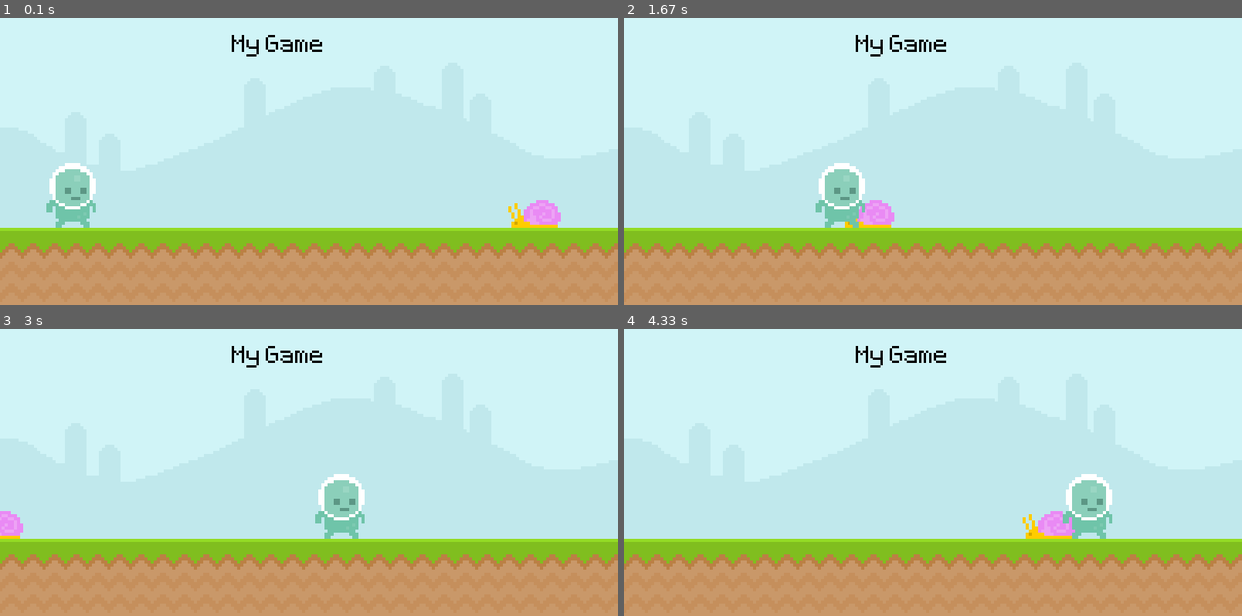
Above: before the commit, frames 1-4 (two rows, left to right).
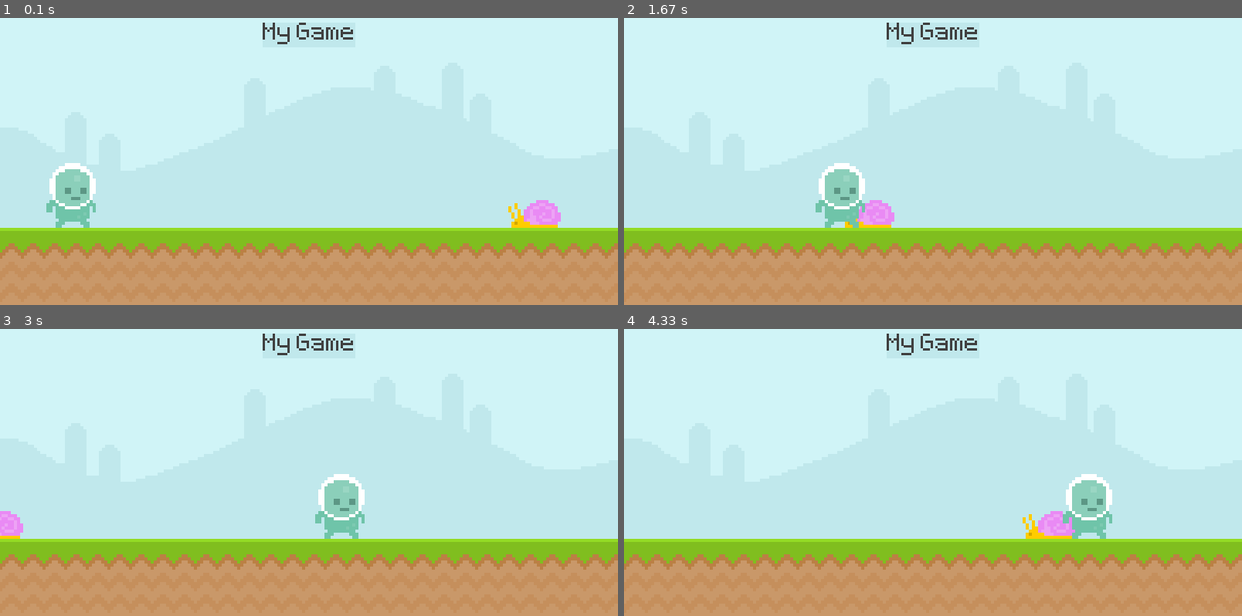
Above: after the commit, the same moments.

Repository: casparcrop94/PyGame
Game: pygame game, started from main.py
The game is run twice, just before and just after one commit, with the same random seed, the same clock (stepped at 60 frames per second) and the same inputs.
Inputs:
- Up to frame 1 (0.1 s): no input
- Up to frame 2 (1.67 s): tap Space at 0.33 s
- Up to frame 3 (3 s): no input
- Up to frame 4 (4.33 s): no input

The runs differ from the first frame. In frame 1, 0.6% of the frame differs, in the area x 37-58%, y 1-14%; in frame 2, 0.6%; in frame 3, 0.6%; in frame 4, 0.6%.

Commit message:
Worked on key(board) events

Diff:
--- a/main.py
+++ b/main.py
@@ -7,9 +7,11 @@
 clock = pygame.time.Clock()
 test_font = pygame.font.Font('font/Pixeltype.ttf', 50)
 
-sky_surface = pygame.image.load('graphics/Sky.png').convert()
-ground_surface = pygame.image.load('graphics/Ground.png').convert()
-text_surface = test_font.render('My Game', False, 'Black')
+sky_surf = pygame.image.load('graphics/Sky.png').convert()
+ground_surf = pygame.image.load('graphics/Ground.png').convert()
+
+score_surf = test_font.render('My Game', False, (64,64,64))
+score_rect = score_surf.get_rect(center = (400, 50))
 
 snail_surf = pygame.image.load('graphics/snail/snail1.png').convert_alpha()
 snail_rect = snail_surf.get_rect(bottomright = (750,300))
@@ -28,10 +30,34 @@
 
         # if event.type == pygame.MOUSEBUTTONUP:
         #     print('Mouse Up!')
+        if event.type == pygame.KEYDOWN:
+            print('key down')
+            if event.key == pygame.K_SPACE:
+                print('Jump!')
+        if event.type == pygame.KEYUP:
+            print('key up')
 
-    screen.blit(sky_surface,(0,0))
-    screen.blit(ground_surface, (0,300))
-    screen.blit(text_surface, (300,50))
+
+    screen.blit(sky_surf,(0,0))
+    screen.blit(ground_surf, (0,300))
+
+    pygame.draw.rect(screen, '#c0e8ec', score_rect)
+    pygame.draw.rect(screen, '#c0e8ec', score_rect, 10)
+    screen.blit(score_surf, score_rect)
+
+    # keys = pygame.key.get_pressed()
+
+    # if keys[pygame.K_SPACE]:
+    #     print('Jump!')
+
+
+
+    # line_tlbr = pygame.draw.line(screen, 'Red', (0,0),(800,400),3)
+    # line_bltr = pygame.draw.line(screen, 'Red', (0,400),(800,0),3)
+    # screen.blit(screen, line_tlbr)
+    # screen.blit(screen, line_bltr)
+    # pygame.draw.ellipse(screen, 'Brown', pygame.Rect(50,200,100,100))
+
 
     screen.blit(snail_surf, snail_rect)
     snail_rect.x -= 4
